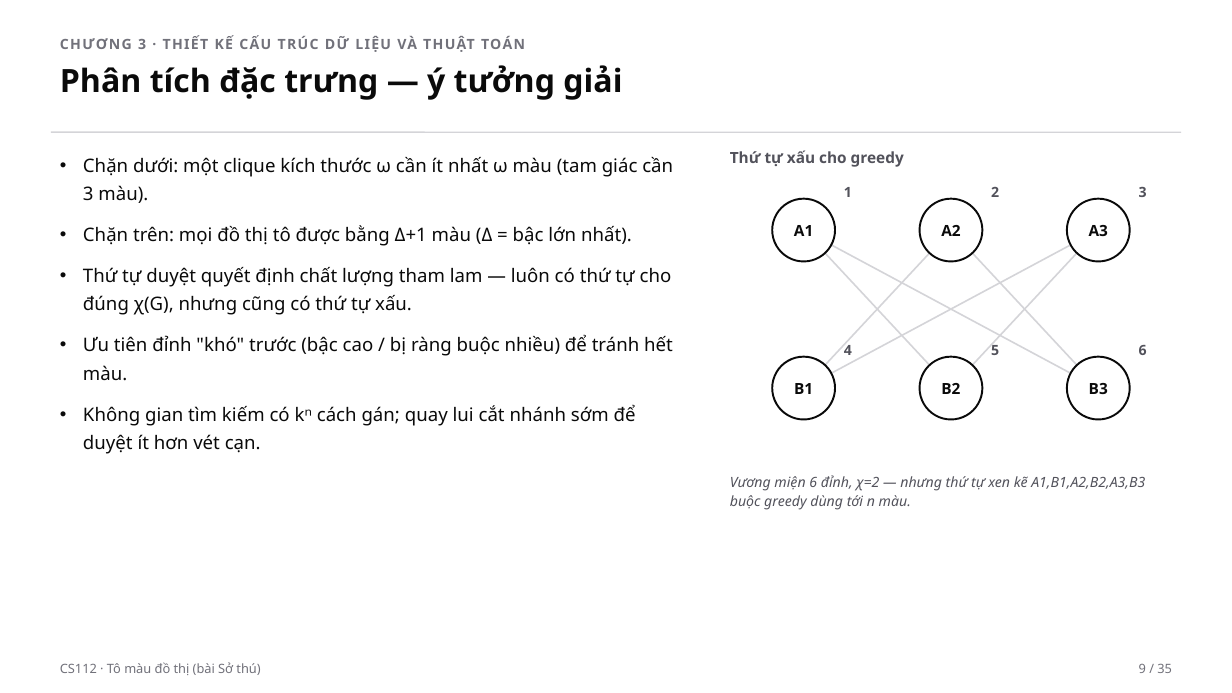
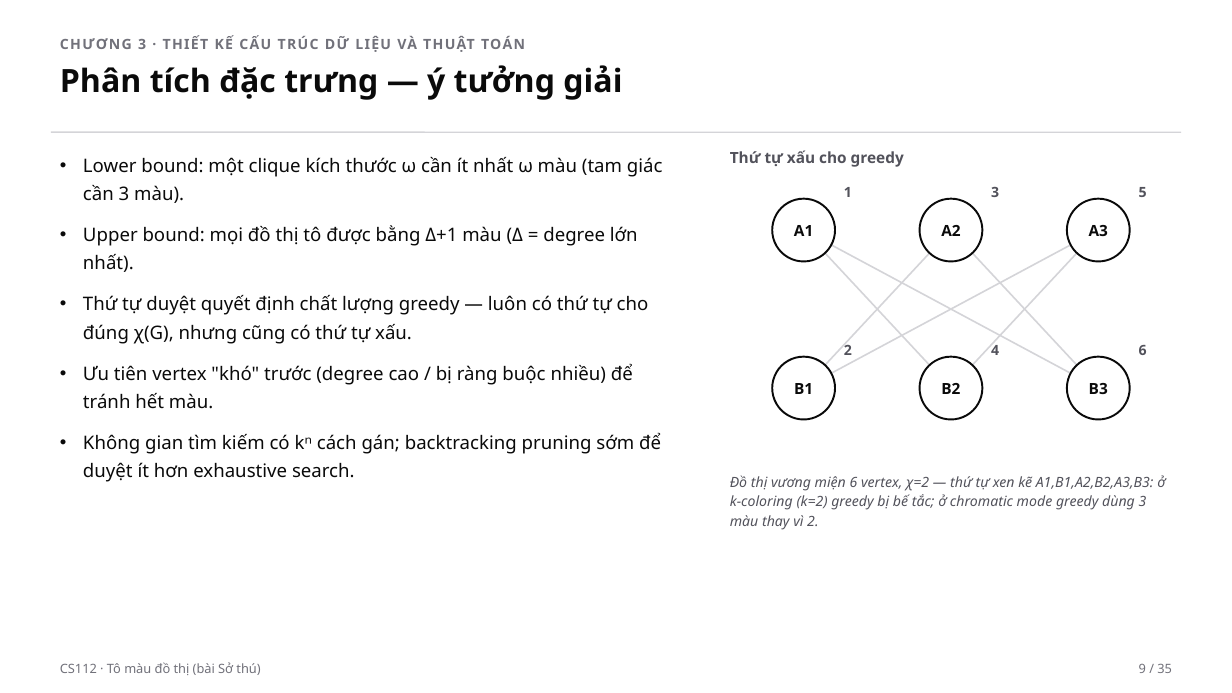
Before and after one commit to tkhieu/algorithm-visualizer, a slide deck: slide 9 of presentation/algorithm-visualizer-video.pptx. Drawn at 1232x693 pixels with LibreOffice and Linux fonts; fonts in the diff are those of the drawing. Boxes give left, top, right and bottom in pixels: in the first picture for what was removed or moved away, otherwise in the second. Text is boxed around its words. In the diff, an @@ line names an element or a change of style, - is before the commit and + after.

```diff
--- a/presentation/algorithm-visualizer-video.pptx
+++ b/presentation/algorithm-visualizer-video.pptx
@@ text at bbox=[83, 157, 663, 482]: text changed @@
-• Chặn dưới: một clique kích thước ω cần ít nhất ω màu (tam giác cần 3 màu).
-• Chặn trên: mọi đồ thị tô được bằng Δ+1 màu (Δ = bậc lớn nhất).
-• Thứ tự duyệt quyết định chất lượng tham lam — luôn có thứ tự cho đúng χ(G), nhưng cũng có thứ tự xấu.
-• Ưu tiên đỉnh "khó" trước (bậc cao / bị ràng buộc nhiều) để tránh hết màu.
-• Không gian tìm kiếm có kⁿ cách gán; quay lui cắt nhánh sớm để duyệt ít hơn vét cạn.
+• Lower bound: một clique kích thước ω cần ít nhất ω màu (tam giác cần 3 màu).
+• Upper bound: mọi đồ thị tô được bằng Δ+1 màu (Δ = degree lớn nhất).
+• Thứ tự duyệt quyết định chất lượng greedy — luôn có thứ tự cho đúng χ(G), nhưng cũng có thứ tự xấu.
+• Ưu tiên vertex "khó" trước (degree cao / bị ràng buộc nhiều) để tránh hết màu.
+• Không gian tìm kiếm có kⁿ cách gán; backtracking pruning sớm để duyệt ít hơn exhaustive search.
@@ text "3": place and size @@
-text "3" at bbox=[1139, 187, 1147, 197]
+text "3" at bbox=[991, 187, 999, 197]
@@ text "5": place and size @@
-text "5" at bbox=[991, 345, 999, 355]
+text "5" at bbox=[1139, 187, 1147, 197]
@@ text "2": place and size @@
-text "2" at bbox=[991, 187, 999, 197]
+text "2" at bbox=[844, 342, 852, 355]
@@ text "4": place and size @@
-text "4" at bbox=[844, 342, 852, 355]
+text "4" at bbox=[991, 342, 999, 355]
@@ text at bbox=[730, 475, 1165, 530]: text changed @@
-Vương miện 6 đỉnh, χ=2 — nhưng thứ tự xen kẽ A1,B1,A2,B2,A3,B3 buộc greedy dùng tới n màu.
+Đồ thị vương miện 6 vertex, χ=2 — thứ tự xen kẽ A1,B1,A2,B2,A3,B3: ở k-coloring (k=2) greedy bị bế tắc; ở chromatic mode greedy dùng 3 màu thay vì 2.
```
Also in this commit, not shown: 25 other slides changed, 3 other files.
